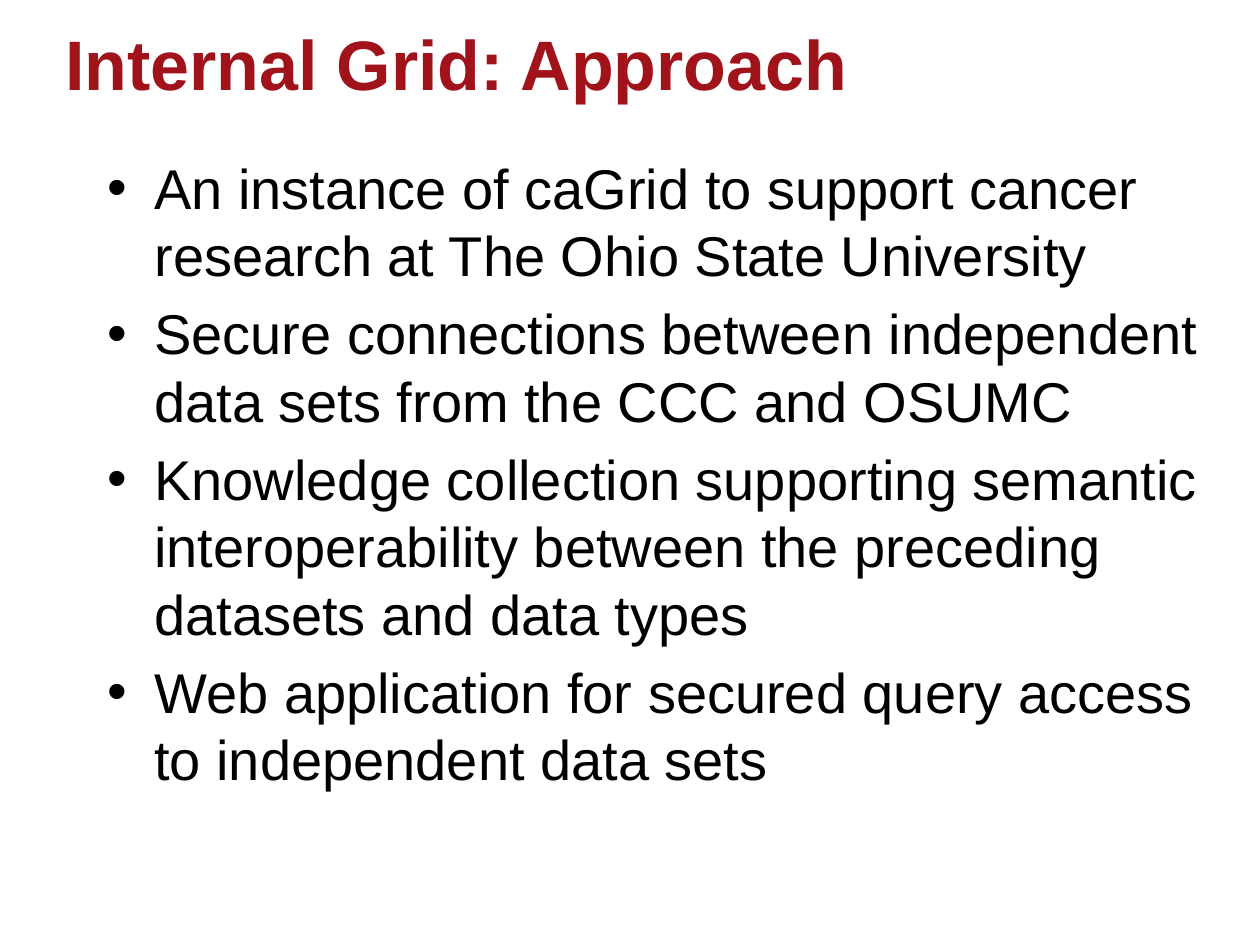
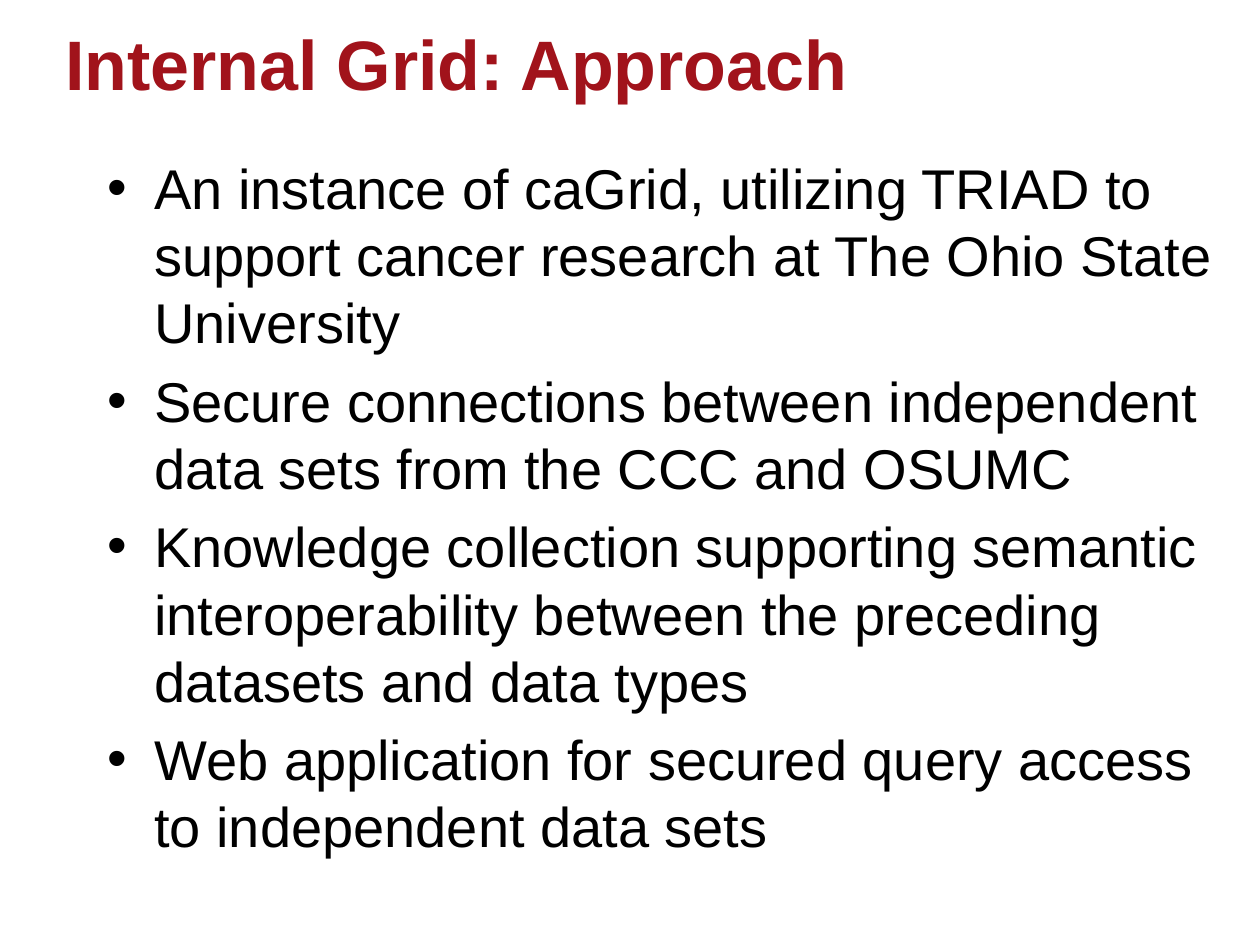
Before and after one commit to NCIP/cagrid-docs, a slide deck: slide 11 of general/presentations/200910_VCDE_ARCH/Adopting-Adapting-caGrid.pptx (slide 10 before the commit). Drawn at 1260x945 pixels with LibreOffice and Linux fonts; fonts in the diff are those of the drawing; background and template pictures are left out. Boxes give left, top, right and bottom in pixels: in the first picture for what was removed or moved away, otherwise in the second. Text is boxed around its words. In the diff, an @@ line names an element or a change of style, - is before the commit and + after.

```diff
--- a/general/presentations/200910_VCDE_ARCH/Adopting-Adapting-caGrid.pptx
+++ b/general/presentations/200910_VCDE_ARCH/Adopting-Adapting-caGrid.pptx
@@ text at <box>154,168,1212,354</box>: text changed @@
-• An instance of caGrid to support cancer research at The Ohio State University
+• An instance of caGrid, utilizing TRIAD to support cancer research at The Ohio State University
```
Also in this commit, not shown: 4 other slides changed, 5 slides added, 13 slides removed.
